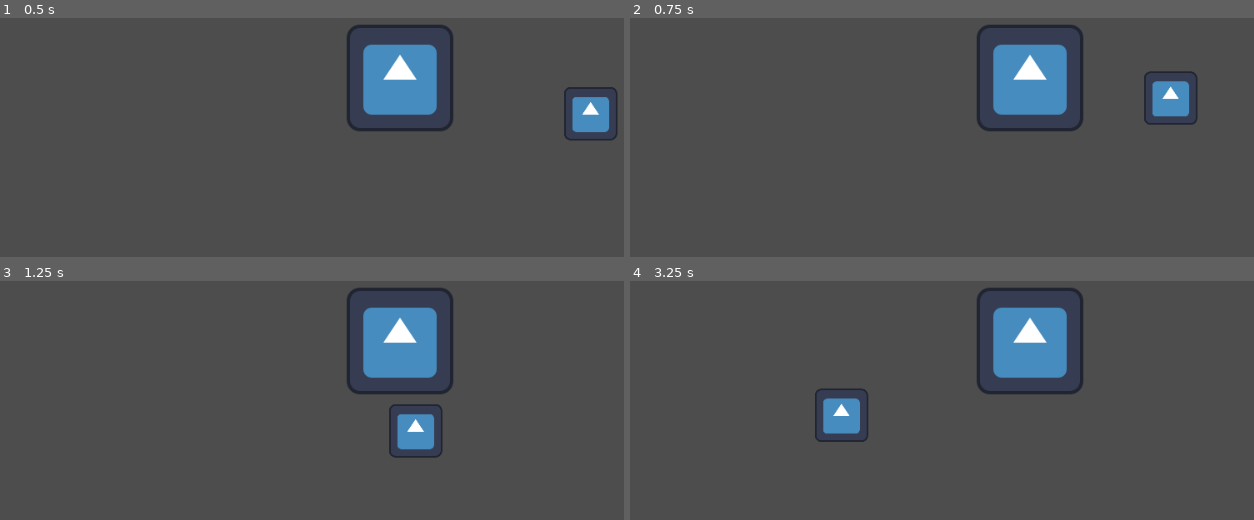
Above: before the commit, frames 1-4 (two rows, left to right).
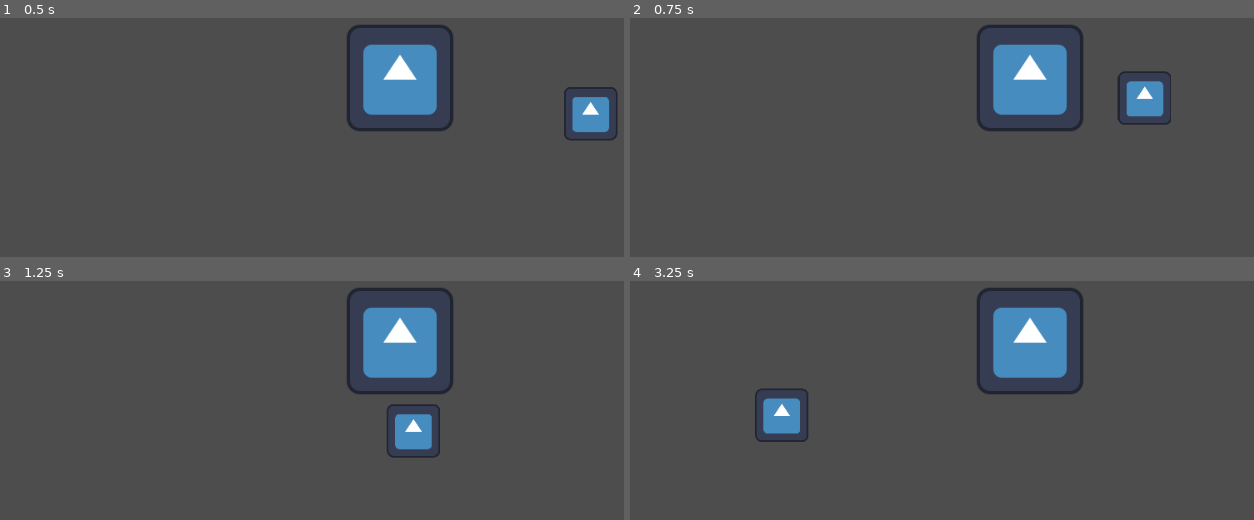
Above: after the commit, the same moments.

Repository: luminous-sky/2026-Fall-Game-Jam
Game: Godot game, scene res://test_world/test_map.tscn
The game is run twice, just before and just after one commit, with the same random seed, the same clock (stepped at 60 frames per second) and the same inputs. The engine's default icon, where the game draws it, is replaced by a stand-in: a white triangle on a blue panel in a dark square.
Inputs:
- Up to frame 1 (0.5 s): no input
- Up to frame 2 (0.75 s): hold Right (move_right) from 0.53 s (still down); tap X (dash) at 0.6 s
- Up to frame 3 (1.25 s): keep holding Right (move_right); tap C (jump) at 0.77, 0.8, 1.07 s
- Up to frame 4 (3.25 s): tap C (jump) at 1.35, 1.52, 1.82, 2.3, 3.02 s; tap X (dash) at 1.55, 2.1, 2.85 s; release Right (move_right) at 2.03 s; hold Left (move_left) 2.03-2.78 s; hold Right (move_right) from 2.78 s (still down)

Frame 1 is identical in both runs. In frame 2, 1.6% of the frame differs, in the area x 78-91%, y 22-45%; in frame 3, 0.4%; in frame 4, 2.3%, in the area x 20-39%, y 45-68%.

Commit message:
Implement basic dashing
Implement basic dashing horizontally in the Player class.

Dashing diagonally and upwards is not implemented yet, but can be added
to this existing logic later.

Diff:
--- a/src/player/player.gd
+++ b/src/player/player.gd
@@ -5,23 +5,50 @@
 const SPEED: float = 300.0
 const JUMP_VELOCITY: float = -400.0
 
+## How fast the player moves when dashing
+const DASH_SPEED: float = 600.0
+
+## How long the dash lasts for, in seconds
+const DASH_TIME: float = 0.50
+## How much the speed decreases by per second after a dash
+const DASH_RESISTANCE: float = (DASH_SPEED - SPEED) / DASH_TIME
+
 ## Grace time, in seconds, before the player cannot jump after falling
 const FALL_GRACE_TIME: float = 0.15
+
+@export var dash_cooldown: float = 2.0
 
 # Current fall time
 var fall_time: float = 0.0
 var can_jump: bool = true
 
 
+# Current dash cooldown time
+var cooldown_time: float = 0.0
+
+# Current horizontal movement speed
+var current_speed: float = SPEED
+var can_dash: bool = true
+
+
 func _physics_process(delta: float) -> void:
+	# Reset dash after the cooldown is over
+	if not can_dash:
+		cooldown_time += delta
+		if cooldown_time >= dash_cooldown:
+			can_dash = true
+			cooldown_time = 0.0
+
 	# Add the gravity.
 	if not is_on_floor():
 		velocity += get_gravity() * delta
 
+		# Prevent jumping after the coyote time
 		fall_time += delta
 		if fall_time >= FALL_GRACE_TIME:
 			can_jump = false
 	else:
+		# Reset the jump grace period
 		can_jump = true
 		fall_time = 0.0
 
@@ -31,11 +58,19 @@
 		velocity.y = JUMP_VELOCITY
 
 	# Get the input direction and handle the movement/deceleration.
-	# As good practice, you should replace UI actions with custom gameplay actions.
 	var direction := Input.get_axis("move_left", "move_right")
 	if direction:
-		velocity.x = direction * SPEED
+		velocity.x = direction * current_speed
+
+		# Gradually reduce the dash speed to the normal speed
+		if current_speed > SPEED:
+			current_speed = move_toward(current_speed, SPEED, DASH_RESISTANCE*delta)
 	else:
-		velocity.x = move_toward(velocity.x, 0, SPEED)
+		velocity.x = move_toward(velocity.x, 0, current_speed)
+
+	# TODO: Check the direction of the dash
+	if Input.is_action_just_pressed("dash") and can_dash:
+		can_dash = false
+		current_speed = DASH_SPEED
 
 	move_and_slide()
